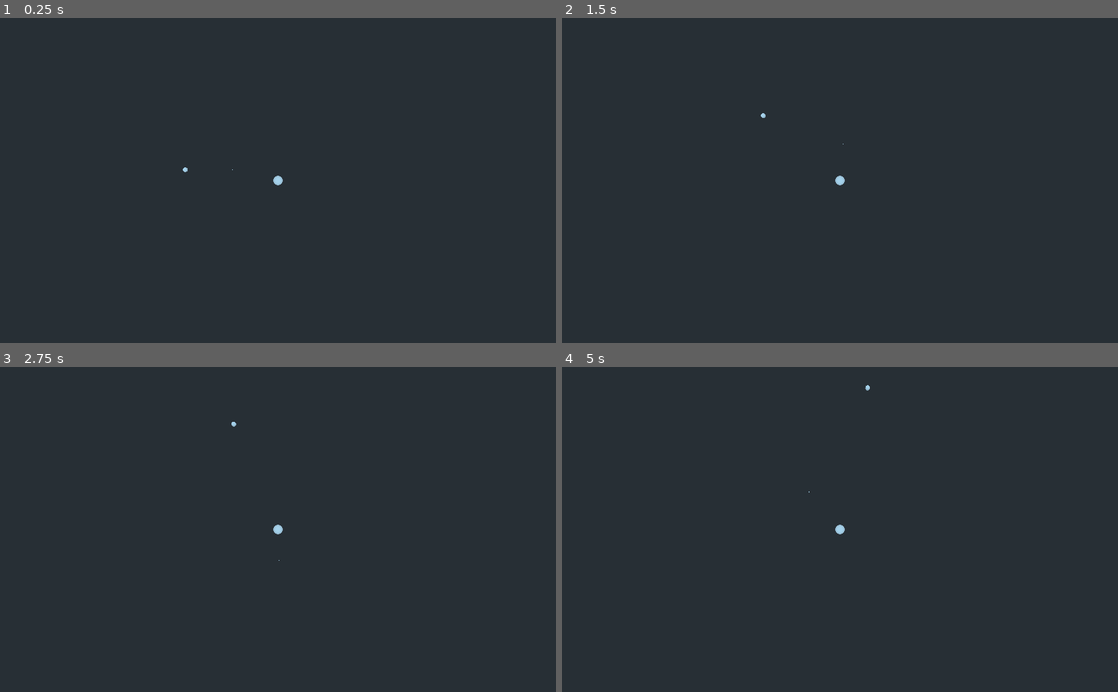
Above: before the commit, frames 1-4 (two rows, left to right).
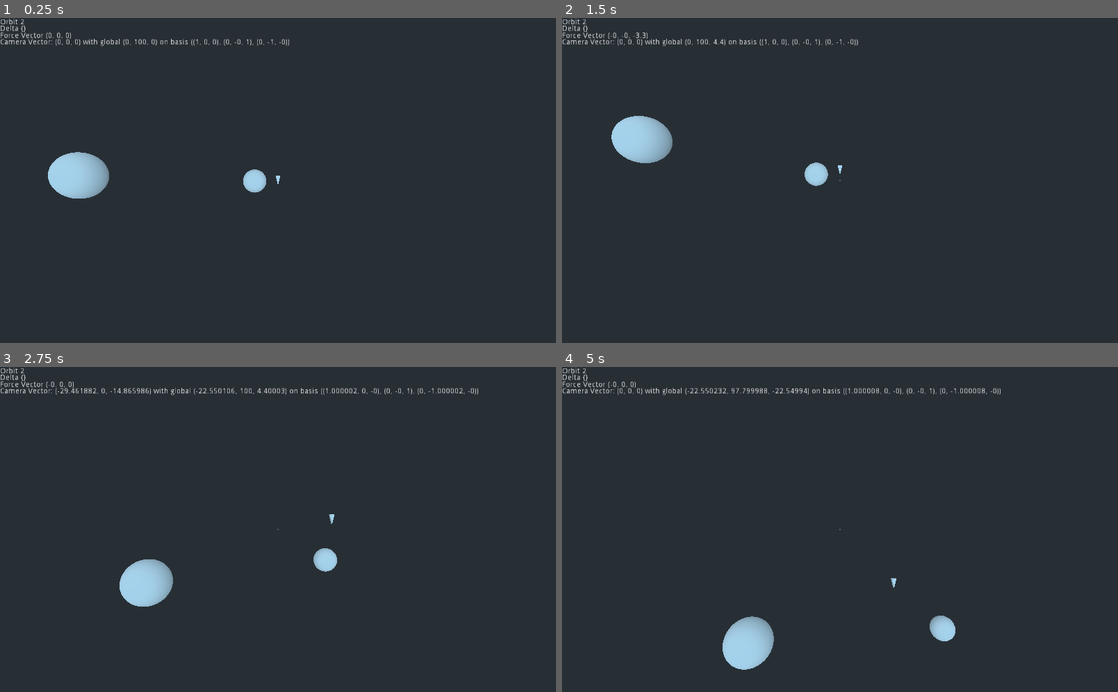
Above: after the commit, the same moments.

Repository: Smoss/Godot_Space
Game: Godot game, scene res://SolarSystem/System.tscn
Same seed, same stepped clock (60 frames per second), same inputs: the game is played once before the commit and once after it.
Inputs:
- Up to frame 1 (0.25 s): no input
- Up to frame 2 (1.5 s): hold Right (ui_right) 0.53-1.28 s; hold Shift (damp_rot, bound only after the commit) 0.53-1.28 s; tap S (move_camera_down, bound only after the commit) at 0.8, 1.35 s; hold Down (ui_down) from 1.28 s (still down)
- Up to frame 3 (2.75 s): tap A (move_camera_left, bound only after the commit) at 1.55 s; release Down (ui_down) at 2.03 s; hold Right (ui_right) from 2.03 s (still down); hold A (move_camera_left, bound only after the commit) from 2.03 s (still down); tap D (move_camera_right, bound only after the commit) at 2.3 s
- Up to frame 4 (5 s): release Right (ui_right) at 2.78 s; release A (move_camera_left, bound only after the commit) at 2.78 s; hold Up (ui_up) 2.78-3.53 s; tap D (move_camera_right, bound only after the commit) at 2.85 s; tap W (move_camera_up, bound only after the commit) at 3.05 s; hold W (move_camera_up, bound only after the commit) 3.53-4.28 s; hold Left (ui_left) from 3.53 s (still down); tap = (zoom_in, bound only after the commit) at 3.8, 4.35 s; tap - (zoom_out, bound only after the commit) at 4.55 s

The runs differ from the first frame. In frame 1, 2.0% of the frame differs, in the area x 0-52%, y 0-56%; in frame 2, 2.0%; in frame 3, 2.1%; in frame 4, 2.2%, in the area x 0-79%, y 0-94%.

Commit message:
Pushing before possible RMA

Diff:
--- /dev/null
+++ b/OrbitalGodot/Common/Massive.gd
@@ -0,0 +1,89 @@
+extends RigidBody
+const massive = true
+const GravityPair = preload("res://Common/GravityPair.gd")
+const cube_root_2 = pow(2.0, 1.0/3)
+const partial_denom = (2.0 - cube_root_2)
+const c_1_4 = 1 / (2.0 * partial_denom)
+const c_2_3 = (1 - cube_root_2) / (2 * partial_denom)
+const d_1_3 = 1 / partial_denom
+const c_4 = 1 / (2.0)
+const d_2 = cube_root_2 / partial_denom
+const G_Constant = .1
+export var debug: bool = false
+
+var influenced_by : Array = []
+var next_lv: Vector3 = Vector3()
+var applied_forces: Vector3 = Vector3()
+
+class influencer:
+	var mass: float = 0
+	var location: Vector3 = Vector3()
+
+	func _init(mass, location):
+		self.mass = mass
+		self.location = location
+
+func gravitationalMagnitude(dist):
+	return mass / dist
+
+func apply_gravity(pair: GravityPair):
+	var local_translation: Vector3 = pair.second_location
+	var target = pair.target
+	var target_translation: Vector3 = target.to_global(Vector3())
+	var direction: Vector3 = target_translation - local_translation
+	var length = direction.length()
+	var force_vec = target.mass * direction
+	var lengthSquared = length * length * length
+
+	var k1 = mass / lengthSquared * G_Constant
+	return force_vec * k1
+
+func calculateStep(state: PhysicsDirectBodyState, location: Vector3):
+	var threads: Array = []
+	for target in self.influenced_by:
+		if target is RigidBody:
+			var thread = Thread.new()
+			thread.start(self, 'apply_gravity', GravityPair.new(target, location))
+			threads.append(thread)
+	var force_vec = Vector3()
+	for thread in threads:
+		force_vec += thread.wait_to_finish()
+
+	return (force_vec / self.mass)
+
+func _ready():
+	next_lv = self.get_linear_velocity()
+
+func _integrate_forces(state: PhysicsDirectBodyState):
+	#._integrate_forces(state)
+	var delta = state.step
+	var half_delta = delta / 2
+	var base_lv = Vector3()
+	if self.get_colliding_bodies().size() > 0:
+		base_lv = state.get_linear_velocity()
+	else:
+		base_lv = next_lv
+	var base_loc = self.to_global(Vector3())
+
+	var euler_lv = base_lv + (applied_forces + calculateStep(state, base_loc)) * 1 * delta
+	# c1
+	base_lv += (applied_forces + calculateStep(state, base_loc)) * d_1_3 * delta
+	base_loc += base_lv * c_1_4 * delta
+
+	# c2
+	base_lv += (applied_forces + calculateStep(state, base_loc)) * d_2 * delta
+	base_loc += base_lv * c_2_3 * delta
+
+	# c3
+	base_lv += (applied_forces + calculateStep(state, base_loc)) * d_1_3 * delta
+	base_loc += base_lv * c_2_3 * delta
+
+	# c4
+	base_loc += base_lv * c_1_4 * delta
+
+	var final_lv = (base_loc - self.to_global(Vector3())) / delta
+	state.set_linear_velocity(final_lv)
+	final_lv += applied_forces * delta
+	state.integrate_forces()
+
+	next_lv = base_lv
--- a/OrbitalGodot/PlanetLogic/GravityArea.gd
+++ b/OrbitalGodot/PlanetLogic/GravityArea.gd
@@ -2,20 +2,21 @@
 # Declare member variables here. Examples:
 # var a = 2
 # var b = "text"
-const Massive = preload("res://PlanetLogic/Massive.gd")
+const Massive = preload("res://Common/Massive.gd")
 
 # Called when the node enters the scene tree for the first time.
 func _ready():
 	var parent = get_parent() as Spatial
 	if parent is RigidBody:
-		scale *= (parent.mass * 10)
+		scale *= (parent.mass * Massive.G_Constant)
+		print(scale)
 
 # Called every frame. 'delta' is the elapsed time since the previous frame.
 #func _process(delta: float):
 
 
 func _on_GravityArea_body_entered(body: Node):
-	if body.gravitator and body != get_parent():
+	if body.is_in_group('massive') and body != get_parent():
 		var parent: RigidBody = get_parent()
 		var target: Massive = body
 		if not target.influenced_by.has(parent):
@@ -23,7 +24,7 @@
 
 
 func _on_GravityArea_body_exited(body: Node):
-	if body.gravitator:
+	if body.is_in_group('massive'):
 		var parent = get_parent()
 		var idx = body.influenced_by.find(parent)
 		if idx >= 0:
--- a/OrbitalGodot/PlanetLogic/Massive.gd
+++ /dev/null
@@ -1,126 +0,0 @@
-extends RigidBody
-const massive = true
-const GravityPair = preload("res://PlanetLogic/GravityPair.gd")
-const cube_root_2 = pow(2.0, 1.0/3)
-const partial_denom = (2.0 - cube_root_2)
-const c_1_4 = 1 / (2.0 * partial_denom)
-const c_2_3 = (1 - cube_root_2) / (2 * partial_denom)
-const d_1_3 = 1 / partial_denom
-const c_4 = 1 / (2.0)
-const d_2 = cube_root_2 / partial_denom
-export var debug: bool = false
-
-var influenced_by : Array = []
-var prev_lv: Vector3 = Vector3()
-
-class influencer:
-	var mass: float = 0
-	var location: Vector3 = Vector3()
-
-	func _init(mass, location):
-		self.mass = mass
-		self.location = location
-
-func gravitationalMagnitude(dist):
-	return mass / dist
-
-#func forceVector(target: RigidBody):
-	#var parent = get_parent() as RigidBody
-	#var local_translation: Vector3 = parent.to_global(Vector3())
-	#var target_translation: Vector3 = target.to_global(Vector3())
-	#var direction: Vector3 = localTranslation - targetTranslation
-	#var length = direction.length()
-	#var force_vec = target.mass * direction / length
-	#return force_vec
-
-func apply_gravity(pair: GravityPair):
-	var local_translation: Vector3 = pair.second_location
-	var target = pair.target
-	var target_translation: Vector3 = target.to_global(Vector3())
-	var direction: Vector3 = target_translation - local_translation
-	var length = direction.length()
-	var force_vec = target.mass * direction
-	var lengthSquared = length * length * length
-
-	var k1 = mass / lengthSquared
-	return force_vec * k1
-
-func calculateStep(state: PhysicsDirectBodyState, location: Vector3):
-	var threads: Array = []
-	for target in self.influenced_by:
-		if target is RigidBody:
-			var thread = Thread.new()
-			thread.start(self, 'apply_gravity', GravityPair.new(target, location))
-			threads.append(thread)
-	var force_vec = Vector3()
-	for thread in threads:
-		force_vec += thread.wait_to_finish()
-
-	return (force_vec / self.mass)
-
-# Called every frame. 'delta' is the elapsed time since the previous frame.
-#func _process(delta):
-#	print(self.to_global(Vector3()))
-#	var threads: Array = []
-#	for target in influenced_by:
-#		if target is RigidBody:
-#			var thread = Thread.new()
-#			thread.start(self, 'apply_gravity', target)
-#			threads.append(thread)
-#	var force_vec = Vector3()
-#	for thread in threads:
-#		force_vec += thread.wait_to_finish()
-	#self.add_central_force(force_vec)
-
-func _ready():
-	prev_lv = self.get_linear_velocity()
-
-func _physics_process(delta):
-	pass
-
-func _integrate_forces(state: PhysicsDirectBodyState):
-	var delta = state.step
-	var half_delta = delta / 2
-	var base_lv = state.get_linear_velocity()
-	#state.set_linear_velocity(Vector3())
-	var base_loc = self.to_global(Vector3())
-
-	var euler_lv = base_lv + calculateStep(state, base_loc) * 1 * delta
-	# c1
-	base_lv += calculateStep(state, base_loc) * d_1_3 * delta
-	base_loc += base_lv * c_1_4 * delta
-
-	# c2
-	base_lv += calculateStep(state, base_loc) * d_2 * delta
-	base_loc += base_lv * c_2_3 * delta
-
-	# c3
-	base_lv += calculateStep(state, base_loc) * d_1_3 * delta
-	base_loc += base_lv * c_2_3 * delta
-
-	# c4
-	base_loc += base_lv * c_1_4 * delta
-
-	var final_lv = (base_loc - self.to_global(Vector3())) / delta
-	state.set_linear_velocity(prev_lv)
-	#print(final_lv)
-	prev_lv = final_lv
-	#print(delta)
-
-	#base_lv += k1
-	#var k2 = calculateStep(state, self.to_global((base_lv + k1) * half_delta))
-	#var k3 = calculateStep(state, self.to_global((base_lv + k2) * half_delta))
-	#var k4 = calculateStep(state, self.to_global((base_lv + k3) * delta))
-
-	#var ode = calculateStep(state, self.to_global((base_lv) * delta))
-	#var lv = ((k1 + 2 * k2 + 2 * k3 + k4)) / 6 + base_lv
-	#var poss_lv = ode + base_lv
-	#print(poss_lv - euler_lv)
-	#state.set_transform(state.transform.translated(lv * delta))
-	#state.set_linear_velocity(lv)
-	#tru_linear_velocity = lv
-	#loc = loc.translated(tru_linear_velocity * delta)
-	#print(loc.origin - state.transform.origin)
-	#state.set_transform(loc)
-	#self.apply_central_impulse(lv * mass)
-	#._integrate_forces(state)
--- a/OrbitalGodot/PlanetLogic/Planet.gd
+++ b/OrbitalGodot/PlanetLogic/Planet.gd
@@ -1,7 +1,6 @@
-extends "res://PlanetLogic/Massive.gd"
+extends "res://Common/Massive.gd"
 export var visual_scale: float = 1.0
 const SatelliteCenter = preload("res://PlanetLogic/SatelliteCenter.gd")
-const gravitator = true
 
 # Declare member variables here. Examples:
 # var a = 2
@@ -11,11 +10,11 @@
 # Called when the node enters the scene tree for the first time.
 func _ready():
 	#._ready()
-	var visual = get_child(0)
+	var visual = get_node("CollisionShape")
 	visual.scale *= visual_scale
-	var collision = get_child(1)
+	var collision = get_node("MeshInstance")
 	collision.scale *= visual_scale
-	var satellites: SatelliteCenter = get_child(3)
+	var satellites: SatelliteCenter = get_node("SatelliteCenter")
 	satellites.scale *= visual_scale
 	satellites.scale_orbit()
 
--- a/OrbitalGodot/PlanetLogic/Planet.tscn
+++ b/OrbitalGodot/PlanetLogic/Planet.tscn
@@ -8,8 +8,12 @@
 
 [sub_resource type="SphereShape" id=2]
 
-[node name="Planet" type="RigidBody"]
+[node name="Planet" type="RigidBody" groups=[
+"massive",
+]]
 custom_integrator = true
+contacts_reported = 1
+contact_monitor = true
 can_sleep = false
 linear_damp = 0.0
 script = ExtResource( 2 )
--- /dev/null
+++ b/OrbitalGodot/ShipLogic/Camera.gd
@@ -0,0 +1,40 @@
+extends KinematicBody
+const speed = 33
+
+
+# Declare member variables here. Examples:
+# var a = 2
+# var b = "text"
+
+
+# Called when the node enters the scene tree for the first time.
+func _ready():
+	pass # Replace with function body.
+
+func _physics_process(delta):
+	var scale: Vector3 = Vector3()
+	var self_basis: Basis = self.transform.basis
+	if Input.is_action_pressed("zoom_out"):
+		scale.y += speed
+	if Input.is_action_pressed("zoom_in"):
+		scale.y -= speed
+
+
+	if Input.is_action_pressed("move_camera_left"):
+		scale.x -= speed
+	if Input.is_action_pressed("move_camera_right"):
+		scale.x += speed
+	if Input.is_action_pressed("move_camera_up"):
+		scale.z -= speed
+	if Input.is_action_pressed("move_camera_down"):
+		scale.z += speed
+
+	var direction = self.get_parent().transform.basis.xform(scale)
+	self.get_node("Camera/Camera Motion").text = 'Camera Vector: {} with global {} on basis {}'.format([direction, self.translation, self.transform.basis], '{}')
+	self.move_and_slide(direction)
+
+
+
+# Called every frame. 'delta' is the elapsed time since the previous frame.
+#func _process(delta):
+#	pass
--- /dev/null
+++ b/OrbitalGodot/ShipLogic/Camera.tscn
@@ -0,0 +1,49 @@
+[gd_scene load_steps=3 format=2]
+
+[ext_resource path="res://SolarSystem/Acceleration.gd" type="Script" id=1]
+[ext_resource path="res://ShipLogic/Camera.gd" type="Script" id=3]
+
+[node name="PlayerCamera" type="KinematicBody"]
+script = ExtResource( 3 )
+
+[node name="Camera" type="Camera" parent="."]
+far = 1000.0
+
+[node name="Velocity" type="Label" parent="Camera"]
+margin_top = 1.0
+margin_right = 45.0
+margin_bottom = 15.0
+text = "Orbit 2"
+__meta__ = {
+"_edit_use_anchors_": false
+}
+
+[node name="DeltaLabel" type="Label" parent="Camera"]
+margin_top = 13.0
+margin_right = 48.0
+margin_bottom = 27.0
+text = "Delta {}"
+__meta__ = {
+"_edit_use_anchors_": false
+}
+
+[node name="Force" type="Label" parent="Camera" groups=[
+"velocity_label",
+]]
+margin_top = 26.0
+margin_right = 40.0
+margin_bottom = 40.0
+text = "Force Vector (0, 0, 0)"
+script = ExtResource( 1 )
+__meta__ = {
+"_edit_use_anchors_": false
+}
+
+[node name="Camera Motion" type="Label" parent="Camera"]
+margin_top = 38.0
+margin_right = 40.0
+margin_bottom = 52.0
+text = "Camera vector: (0, 0, 0)"
+__meta__ = {
+"_edit_use_anchors_": false
+}
--- /dev/null
+++ b/OrbitalGodot/ShipLogic/Ship.gd
@@ -0,0 +1,32 @@
+extends "res://Common/Massive.gd"
+const FORCE_MAGNITUDE = 33
+
+signal forcing
+# Called when the node enters the scene tree for the first time.
+func _ready():
+	var velocity_label = get_tree().get_nodes_in_group('velocity_label')[0]
+	self.connect('forcing', velocity_label, '_forcing')
+	pass # Replace with function body.
+
+func _physics_process(delta):
+	var magnitude = 0
+	if Input.is_action_pressed("ui_up"):
+		magnitude += FORCE_MAGNITUDE
+	if Input.is_action_pressed("ui_down"):
+		magnitude -= FORCE_MAGNITUDE
+	self.applied_forces = self.transform.basis.z * magnitude * self.mass
+	emit_signal('forcing', self.applied_forces)
+	var rot = Vector3()
+	if Input.is_action_pressed("ui_right"):
+		rot.y -= 1
+	if Input.is_action_pressed("ui_left"):
+		rot.y += 1
+
+	if Input.is_action_pressed("damp_rot"):
+		rot = self.get_angular_velocity() * -1
+	self.add_torque(rot)
+
+func _integrate_forces(state):
+	._integrate_forces(state)
+	if state.get_angular_velocity().length_squared() > 1:
+		state.set_angular_velocity(state.get_angular_velocity().normalized())
--- /dev/null
+++ b/OrbitalGodot/ShipLogic/Ship.tscn
@@ -0,0 +1,24 @@
+[gd_scene load_steps=4 format=2]
+
+[ext_resource path="res://ShipLogic/Ship.gd" type="Script" id=1]
+
+[sub_resource type="PrismMesh" id=1]
+
+[sub_resource type="CapsuleShape" id=2]
+
+[node name="Ship" type="RigidBody" groups=[
+"massive",
+]]
+mass = 0.1
+contacts_reported = 1
+contact_monitor = true
+script = ExtResource( 1 )
+
+[node name="MeshInstance" type="MeshInstance" parent="."]
+transform = Transform( -1, -1.74846e-07, -3.82137e-15, 0, -8.74228e-08, 1, -8.74228e-08, 2, 4.37114e-08, 0, 0, 0 )
+mesh = SubResource( 1 )
+material/0 = null
+
+[node name="CollisionShape" type="CollisionShape" parent="."]
+transform = Transform( 2, 0, 0, 0, 2, 0, 0, 0, 2, 0, 0, 0 )
+shape = SubResource( 2 )
--- /dev/null
+++ b/OrbitalGodot/SolarSystem/Acceleration.gd
@@ -0,0 +1,14 @@
+extends Label
+
+
+# Declare member variables here. Examples:
+# var a = 2
+# var b = "text"
+
+
+# Called when the node enters the scene tree for the first time.
+func _ready():
+	pass # Replace with function body.
+
+func _forcing(direction: Vector3):
+	self.text = 'Force Vector {}'.format([direction], '{}')
--- a/OrbitalGodot/SolarSystem/System.gd
+++ b/OrbitalGodot/SolarSystem/System.gd
@@ -4,8 +4,10 @@
 # Declare member variables here. Examples:
 # var a = 2
 # var b = "text"
-
-
+var max_ME = 0
+var min_ME = INF
+var max_V = 0
+var min_V = INF
 # Called when the node enters the scene tree for the first time.
 func _ready():
 	pass # Replace with function body.
@@ -13,16 +15,10 @@
 
 # Called every frame. 'delta' is the elapsed time since the previous frame.
 func _process(delta):
+	var planet3Label = get_node("PlayerShip/PlayerCamera/Camera/Velocity")
+	var planet3_v = (get_node("PlayerShip").get_linear_velocity() - get_node("Sun").get_linear_velocity())
+	#planet3Label.text = 'Current V {}'.format([get_node("PlayerShip").next_lv], '{}')
+	#get_node("PlayerShip/PlayerCamera/Camera/DeltaLabel").text = "Delta: {}".format([delta], '{}')
 
-	#var total_energy = 0
-	var ke = 0
-	var pe = 0
-	for child in get_children():
-		if child is RigidBody:
-			for child_2 in get_children():
-				if child_2 is RigidBody and child != child_2:
-
-					ke += (child.get_linear_velocity() - child_2.get_linear_velocity()).length_squared() / 2 * child.mass
-					pe += (child.to_global(Vector3()) - child_2.to_global(Vector3())).length() * child.mass
-	print(ke + pe)
+#	print(ME)
 	#print(delta)
--- a/OrbitalGodot/SolarSystem/System.tscn
+++ b/OrbitalGodot/SolarSystem/System.tscn
@@ -1,25 +1,26 @@
-[gd_scene load_steps=3 format=2]
+[gd_scene load_steps=5 format=2]
 
 [ext_resource path="res://PlanetLogic/Planet.tscn" type="PackedScene" id=1]
 [ext_resource path="res://SolarSystem/System.gd" type="Script" id=2]
+[ext_resource path="res://ShipLogic/Ship.tscn" type="PackedScene" id=3]
+[ext_resource path="res://ShipLogic/Camera.tscn" type="PackedScene" id=4]
 
 [node name="Spatial" type="Spatial"]
 script = ExtResource( 2 )
 
-[node name="Planet2" parent="." instance=ExtResource( 1 )]
-mass = 1000.0
+[node name="Sun" parent="." instance=ExtResource( 1 )]
+mass = 10000.0
+visual_scale = 10.0
 
-[node name="Camera" type="Camera" parent="Planet2"]
-transform = Transform( 1, 0, 0, 0, -1.62921e-07, 1, 0, -1, -1.62921e-07, 0, 50, 0 )
+[node name="PlayerShip" parent="." instance=ExtResource( 3 )]
+transform = Transform( 1, 0, 0, 0, 1, 0, 0, 0, 1, 85, 0, 0 )
+linear_velocity = Vector3( 0, 0, 9 )
 
-[node name="Planet3" parent="." instance=ExtResource( 1 )]
-transform = Transform( 1, 0, 0, 0, 1, 0, 0, 0, 1, -20, 0, 0 )
-mass = 100.0
-linear_velocity = Vector3( 0, 0, -10 )
-debug = true
-visual_scale = 0.5
+[node name="PlayerCamera" parent="PlayerShip" instance=ExtResource( 4 )]
+transform = Transform( 1, 0, 0, 0, -4.37114e-08, 1, 0, -1, -4.37114e-08, 0, 100, 0 )
 
 [node name="Planet" parent="." instance=ExtResource( 1 )]
-transform = Transform( 1, 0, 0, 0, 1, 0, 0, 0, 1, -10, 0, 0 )
-linear_velocity = Vector3( 0, 0, -10 )
-visual_scale = 0.1
+transform = Transform( 1, 0, 0, 0, 1, 0, 0, 0, 1, 75, 0, 0 )
+mass = 50.0
+linear_velocity = Vector3( 0, 0, 10 )
+visual_scale = 5.0
--- /dev/null
+++ b/OrbitalGodot/SolarSystem/Velocity_label.gd
@@ -0,0 +1,18 @@
+extends Label
+
+
+# Declare member variables here. Examples:
+# var a = 2
+# var b = "text"
+
+
+# Called when the node enters the scene tree for the first time.
+func _ready():
+	pass # Replace with function body.
+
+func _forcing(direction: Vector3):
+	self.text = ''
+
+# Called every frame. 'delta' is the elapsed time since the previous frame.
+#func _process(delta):
+#	pass
--- a/OrbitalGodot/project.godot
+++ b/OrbitalGodot/project.godot
@@ -18,6 +18,44 @@
 run/main_scene="res://SolarSystem/System.tscn"
 config/icon="res://icon.png"
 
+[input]
+
+damp_rot={
+"deadzone": 0.5,
+"events": [ Object(InputEventKey,"resource_local_to_scene":false,"resource_name":"","device":0,"alt":false,"shift":false,"control":false,"meta":false,"command":false,"pressed":false,"scancode":16777237,"unicode":0,"echo":false,"script":null)
+ ]
+}
+zoom_out={
+"deadzone": 0.5,
+"events": [ Object(InputEventKey,"resource_local_to_scene":false,"resource_name":"","device":0,"alt":false,"shift":false,"control":false,"meta":false,"command":false,"pressed":false,"scancode":45,"unicode":0,"echo":false,"script":null)
+ ]
+}
+zoom_in={
+"deadzone": 0.5,
+"events": [ Object(InputEventKey,"resource_local_to_scene":false,"resource_name":"","device":0,"alt":false,"shift":false,"control":false,"meta":false,"command":false,"pressed":false,"scancode":61,"unicode":0,"echo":false,"script":null)
+ ]
+}
+move_camera_up={
+"deadzone": 0.5,
+"events": [ Object(InputEventKey,"resource_local_to_scene":false,"resource_name":"","device":0,"alt":false,"shift":false,"control":false,"meta":false,"command":false,"pressed":false,"scancode":87,"unicode":0,"echo":false,"script":null)
+ ]
+}
+move_camera_down={
+"deadzone": 0.5,
+"events": [ Object(InputEventKey,"resource_local_to_scene":false,"resource_name":"","device":0,"alt":false,"shift":false,"control":false,"meta":false,"command":false,"pressed":false,"scancode":83,"unicode":0,"echo":false,"script":null)
+ ]
+}
+move_camera_right={
+"deadzone": 0.5,
+"events": [ Object(InputEventKey,"resource_local_to_scene":false,"resource_name":"","device":0,"alt":false,"shift":false,"control":false,"meta":false,"command":false,"pressed":false,"scancode":68,"unicode":0,"echo":false,"script":null)
+ ]
+}
+move_camera_left={
+"deadzone": 0.5,
+"events": [ Object(InputEventKey,"resource_local_to_scene":false,"resource_name":"","device":0,"alt":false,"shift":false,"control":false,"meta":false,"command":false,"pressed":false,"scancode":65,"unicode":0,"echo":false,"script":null)
+ ]
+}
+
 [physics]
 
 3d/default_gravity=0.0
Renamed: OrbitalGodot/PlanetLogic/GravityPair.gd -> OrbitalGodot/Common/GravityPair.gd
